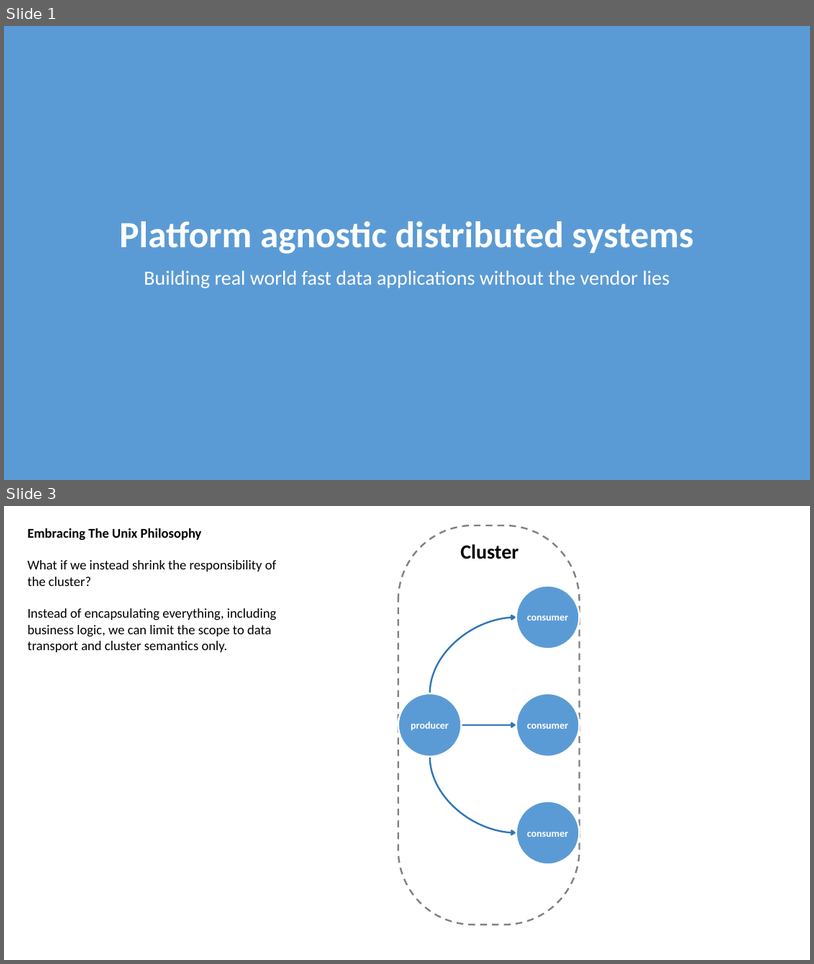
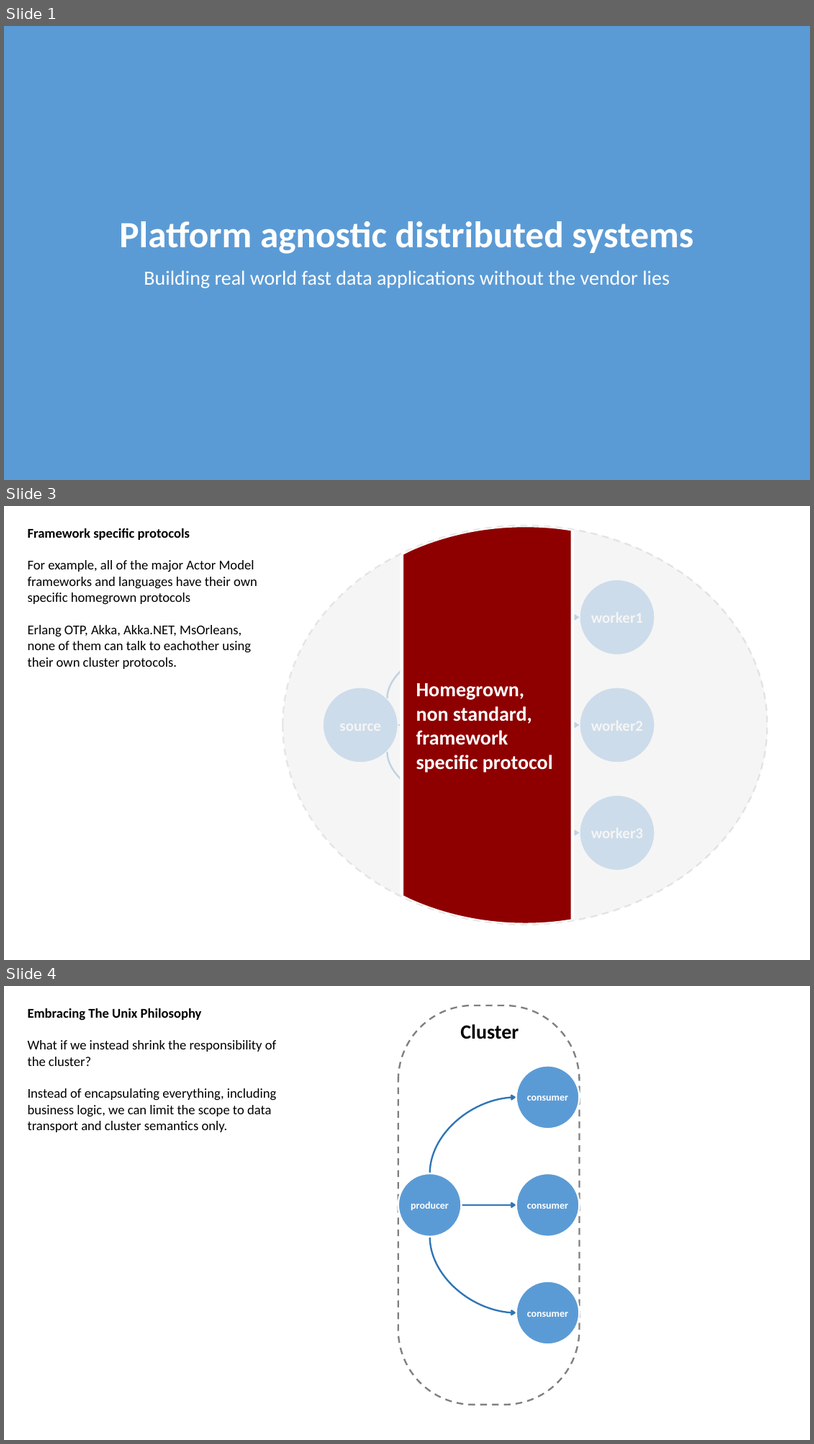
Before and after one commit to rogeralsing/Presentations, a slide deck: ClusterSoftware/cluster.pptx. Shown one above the other, each under a label of ours: slides 1 and 3 before the commit, slides 1, 3 and 4 after it; the slides between them are not shown. The pictures are 814x964 and 814x1444 pixels, drawn with LibreOffice and Linux fonts; fonts in the diff are those of the drawing. Boxes give left, top, right and bottom in pixels: in the first picture for what was removed or moved away, otherwise in the second. Text is boxed around its words. In the diff, an @@ line names an element or a change of style, - is before the commit and + after.

```diff
--- a/ClusterSoftware/cluster.pptx
+++ b/ClusterSoftware/cluster.pptx
@@ slide 3 added at bbox=[4, 506, 810, 960], background #FFFFFF @@
@@ ellipse added at bbox=[283, 525, 768, 924], fill #F2F2F2 at 75% opacity @@
@@ ellipse added at bbox=[283, 525, 768, 924], outline #808080 2 pt dashed @@
@@ freeform shape added at bbox=[402, 525, 574, 924], fill #8E0000, outline #FFFFFF 4 pt, 24 pt, text #FFFFFF, bold @@
+Homegrown,
+non standard, framework specific protocol
@@ text added at bbox=[28, 528, 257, 669], 16 pt, text #000000 @@
+Framework specific protocols
+For example, all of the major Actor Model frameworks and languages have their own specific homegrown protocols
+Erlang OTP, Akka, Akka.NET, MsOrleans, none of them can talk to eachother using their own cluster protocols.
@@ ellipse added at bbox=[580, 579, 656, 655], fill #5B9BD5, outline #FFFFFF 2 pt @@
@@ curved arrow added from (388, 698) to (580, 618), #2E75B6 2 pt @@
@@ ellipse added at bbox=[323, 687, 399, 762], fill #5B9BD5, outline #FFFFFF 2 pt @@
@@ ellipse added at bbox=[580, 687, 656, 762], fill #5B9BD5, outline #FFFFFF 2 pt @@
@@ arrow added from (399, 725) to (580, 725), #2E75B6 2 pt @@
@@ curved arrow added from (388, 752) to (580, 833), #2E75B6 2 pt @@
@@ ellipse added at bbox=[580, 795, 656, 870], fill #5B9BD5, outline #FFFFFF 2 pt @@
@@ what was slide 3 is now slide 4 @@
```
Also in this commit, not shown: 1 slide changed.
